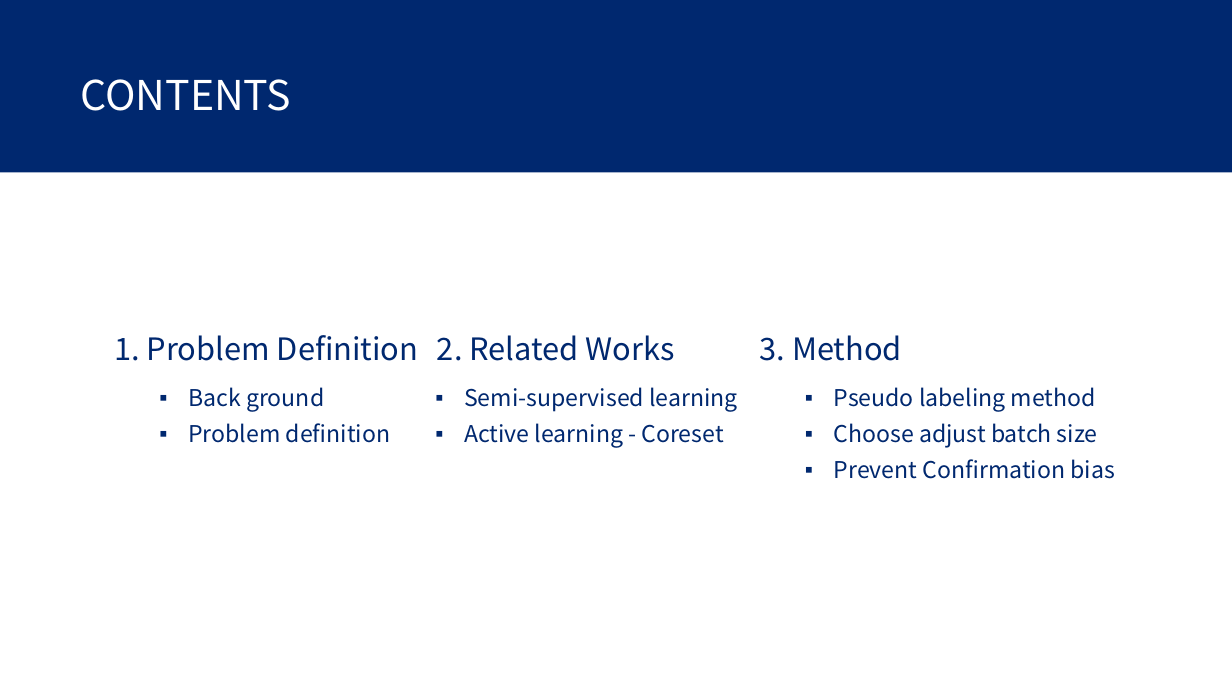
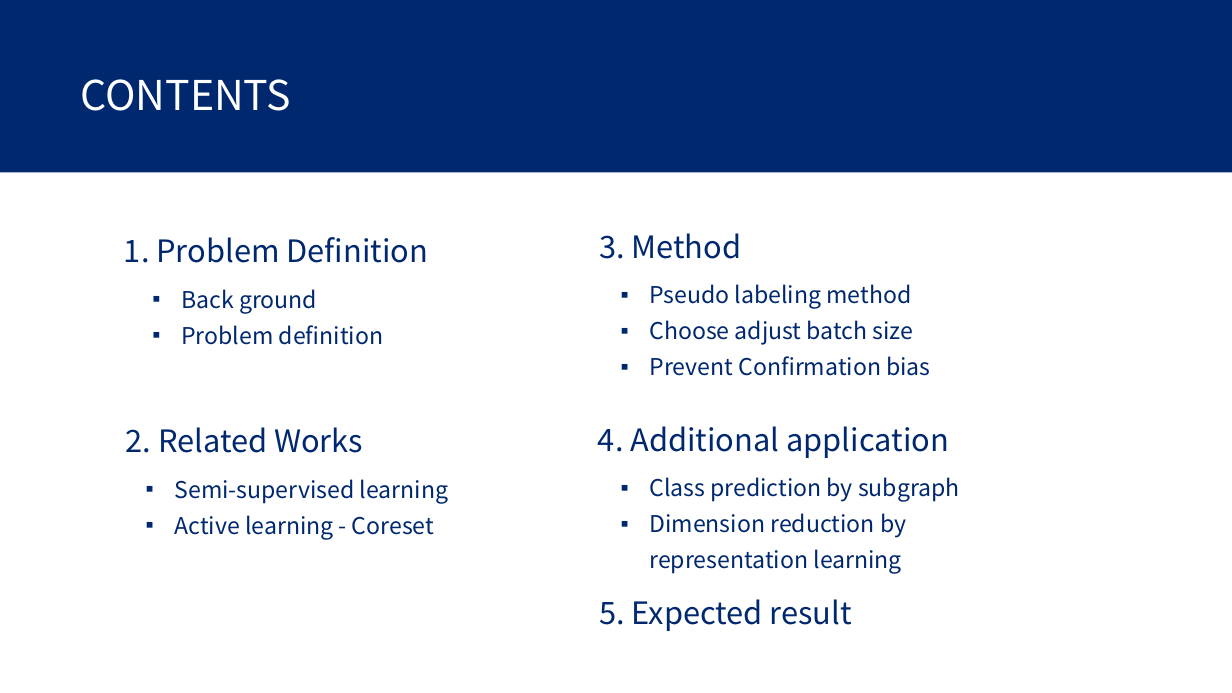
Before and after one commit to gusrn0505/TIL, a slide deck: slide 2 of Pseudo labeling with Coreset 초안.pptx. Drawn at 1232x693 pixels with LibreOffice and Linux fonts; fonts in the diff are those of the drawing. Boxes give left, top, right and bottom in pixels: in the first picture for what was removed or moved away, otherwise in the second. Text is boxed around its words. In the diff, an @@ line names an element or a change of style, - is before the commit and + after.

```diff
--- a/Pseudo labeling with Coreset 초안.pptx
+++ b/Pseudo labeling with Coreset 초안.pptx
@@ text "1. Problem Definition": place and size @@
-text "1. Problem Definition" at (114, 335, 419, 361)
+text "1. Problem Definition" at (124, 237, 429, 263)
@@ text "3. Method": place and size @@
-text "3. Method" at (760, 335, 902, 361)
+text "3. Method" at (599, 233, 742, 259)
@@ text "Pseudo labeling method": place and size @@
-text "Pseudo labeling method" at (834, 387, 1115, 479)
+text "Pseudo labeling method" at (649, 284, 930, 376)
@@ text "Back ground": place and size @@
-text "Back ground" at (188, 387, 391, 443)
+text "Back ground" at (181, 289, 384, 345)
@@ text "2. Related Works": place and size @@
-text "2. Related Works" at (437, 335, 675, 361)
+text "2. Related Works" at (126, 427, 363, 453)
@@ text added at (598, 426, 949, 458), 24 pt, text #00286F @@
+4. Additional application
@@ text "Semi-supervised learning": place and size @@
-text "Semi-supervised learning" at (464, 387, 737, 448)
+text "Semi-supervised learning" at (175, 479, 448, 539)
@@ text added at (649, 477, 960, 574), 18 pt, text #00286F @@
+▪ Class prediction by subgraph
+▪ Dimension reduction by representation learning
@@ text added at (599, 599, 852, 631), 24 pt, text #00286F @@
+5. Expected result
```
Also in this commit, not shown: 17 other slides changed, 3 slides added, 1 slide removed, 5 other files.
